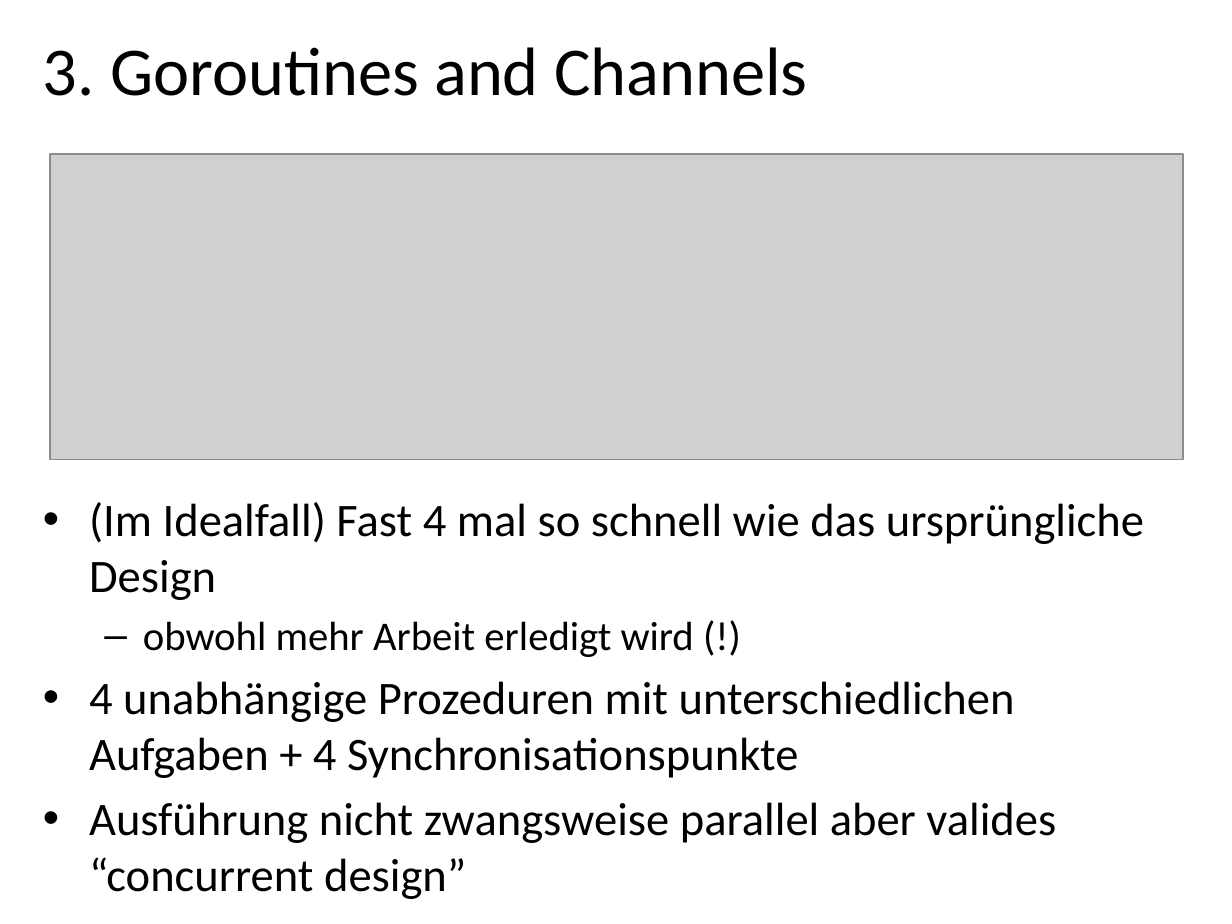
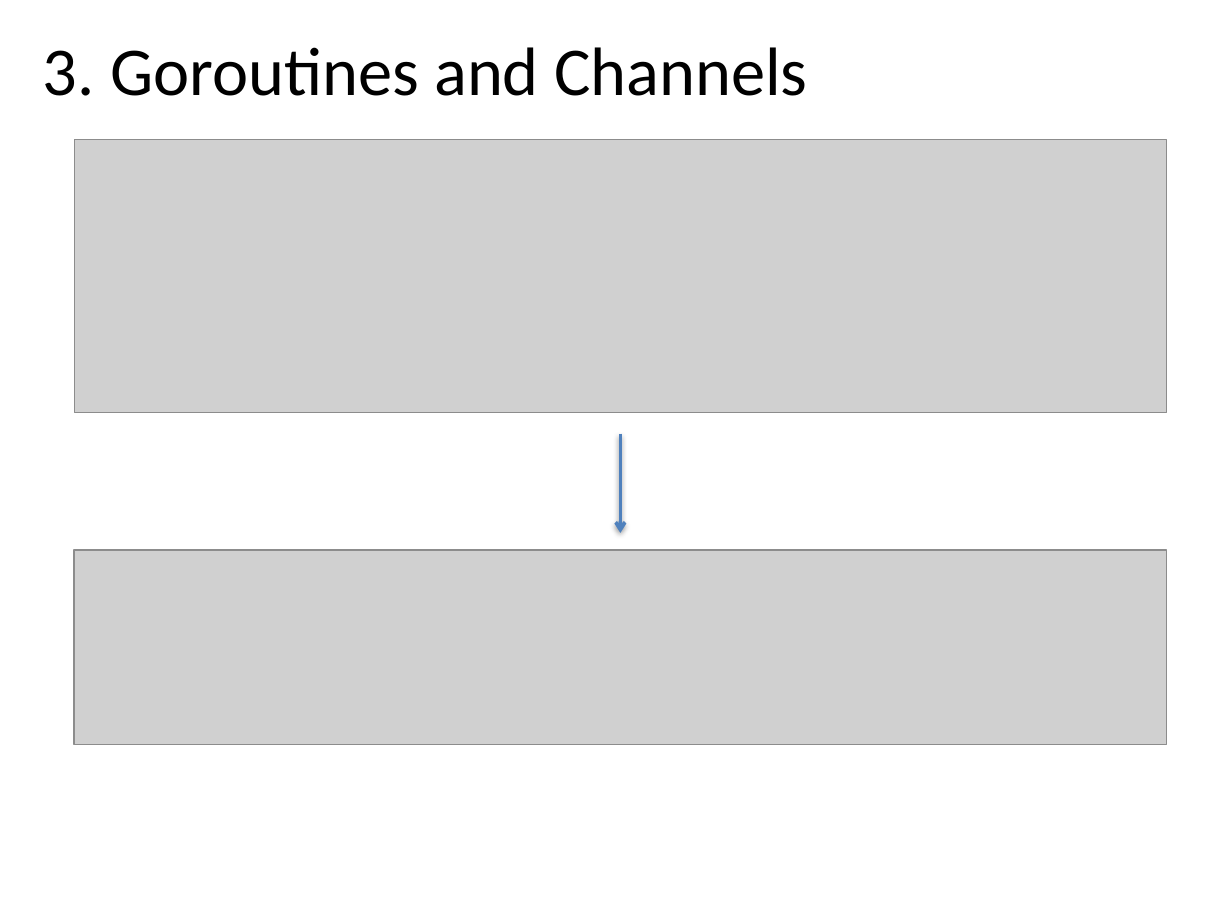
Before and after one commit to danbim/go-talk, a slide deck: slide 21 of intro-to-go.pptx (slide 20 before the commit). Drawn at 1232x924 pixels with LibreOffice and Linux fonts; fonts in the diff are those of the drawing; grey boxes stand for pictures; background and template pictures are left out. Boxes give left, top, right and bottom in pixels: in the first picture for what was removed or moved away, otherwise in the second. Text is boxed around its words. In the diff, an @@ line names an element or a change of style, - is before the commit and + after.

```diff
--- a/intro-to-go.pptx
+++ b/intro-to-go.pptx
@@ picture: place and size @@
-picture at (51, 154, 1184, 460)
+picture at (74, 139, 1165, 413)
@@ arrow added from (621, 434) to (621, 533), #4F81BD 2 pt @@
@@ text removed at (89, 502, 1144, 843) @@
-• (Im Idealfall) Fast 4 mal so schnell wie das ursprüngliche Design
-  – obwohl mehr Arbeit erledigt wird (!)
-• 4 unabhängige Prozeduren mit unterschiedlichen Aufgaben + 4 Synchronisationspunkte
-• Ausführung nicht zwangsweise parallel aber valides “concurrent design”
@@ picture added at (74, 549, 1167, 744) @@
```
Also in this commit, not shown: 20 other slides changed, 6 slides added, 4 other files.
